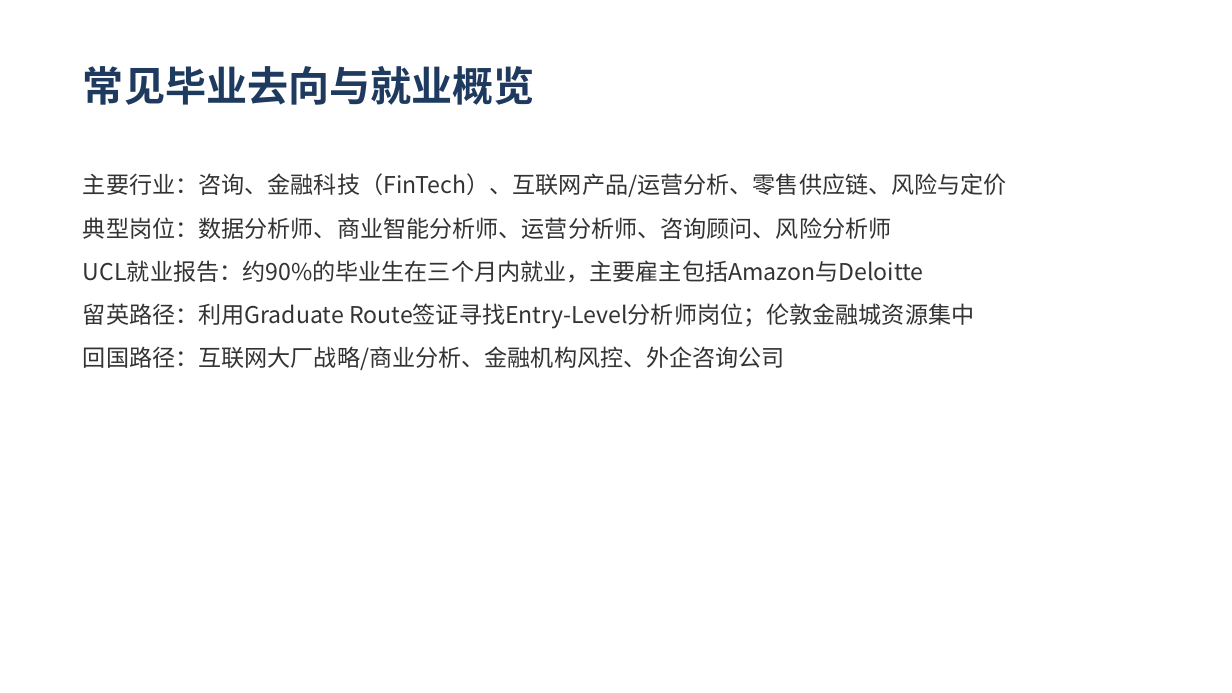
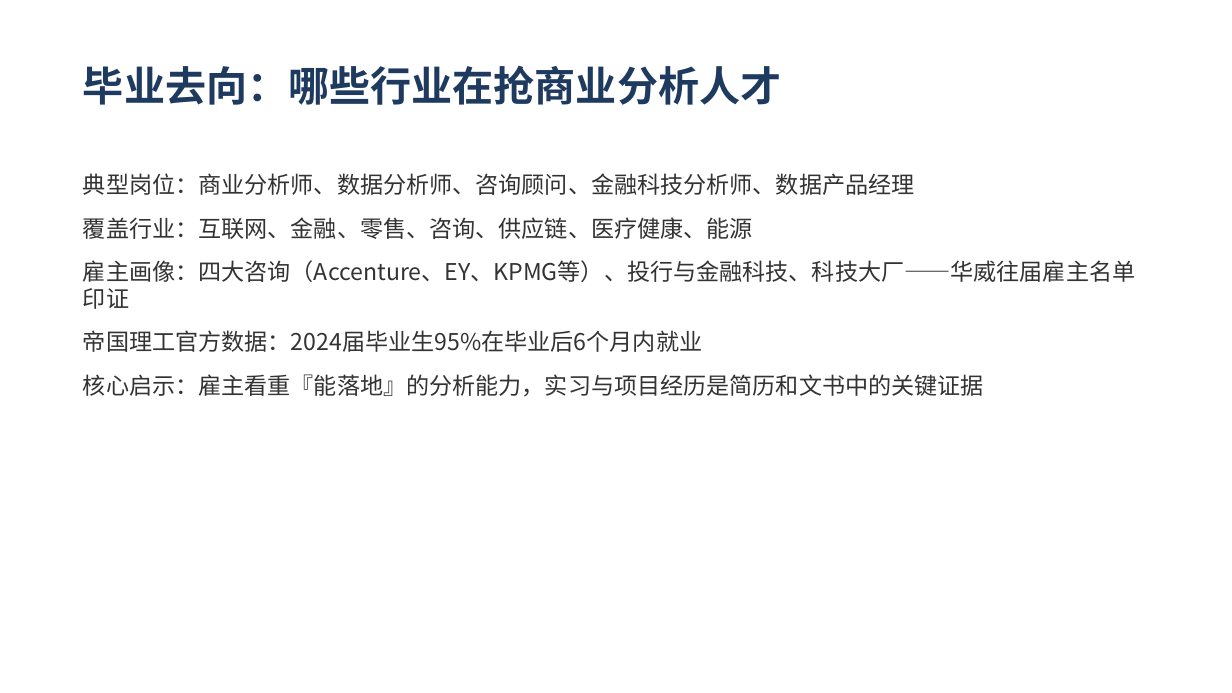
Before and after one commit to SunJenry/PPT_Generator, a slide deck: slide 3 of demo/demo1.pptx (slide 5 before the commit). Drawn at 1232x693 pixels with LibreOffice and Linux fonts; fonts in the diff are those of the drawing. Boxes give left, top, right and bottom in pixels: in the first picture for what was removed or moved away, otherwise in the second. Text is boxed around its words. In the diff, an @@ line names an element or a change of style, - is before the commit and + after.

```diff
--- a/demo/demo1.pptx
+++ b/demo/demo1.pptx
@@ text at (x1=83, y1=66, x2=781, y2=105): text changed @@
-常见毕业去向与就业概览
+毕业去向：哪些行业在抢商业分析人才
@@ text at (x1=83, y1=173, x2=1135, y2=396): text changed @@
-主要行业：咨询、金融科技（FinTech）、互联网产品/运营分析、零售供应链、风险与定价
-典型岗位：数据分析师、商业智能分析师、运营分析师、咨询顾问、风险分析师
-UCL就业报告：约90%的毕业生在三个月内就业，主要雇主包括Amazon与Deloitte
-留英路径：利用Graduate Route签证寻找Entry-Level分析师岗位；伦敦金融城资源集中
-回国路径：互联网大厂战略/商业分析、金融机构风控、外企咨询公司
+典型岗位：商业分析师、数据分析师、咨询顾问、金融科技分析师、数据产品经理
+覆盖行业：互联网、金融、零售、咨询、供应链、医疗健康、能源
+雇主画像：四大咨询（Accenture、EY、KPMG等）、投行与金融科技、科技大厂——华威往届雇主名单印证
+帝国理工官方数据：2024届毕业生95%在毕业后6个月内就业
+核心启示：雇主看重『能落地』的分析能力，实习与项目经历是简历和文书中的关键证据
```
Also in this commit, not shown: 13 other slides changed, 13 slides added, 16 slides removed.
